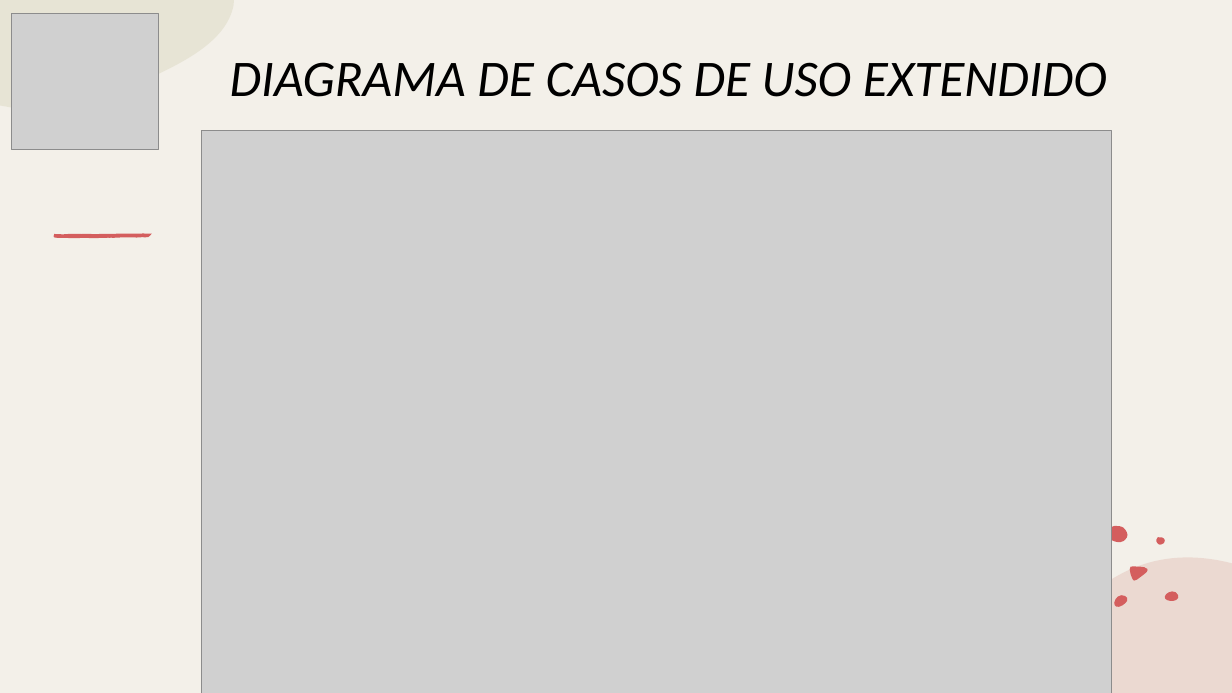
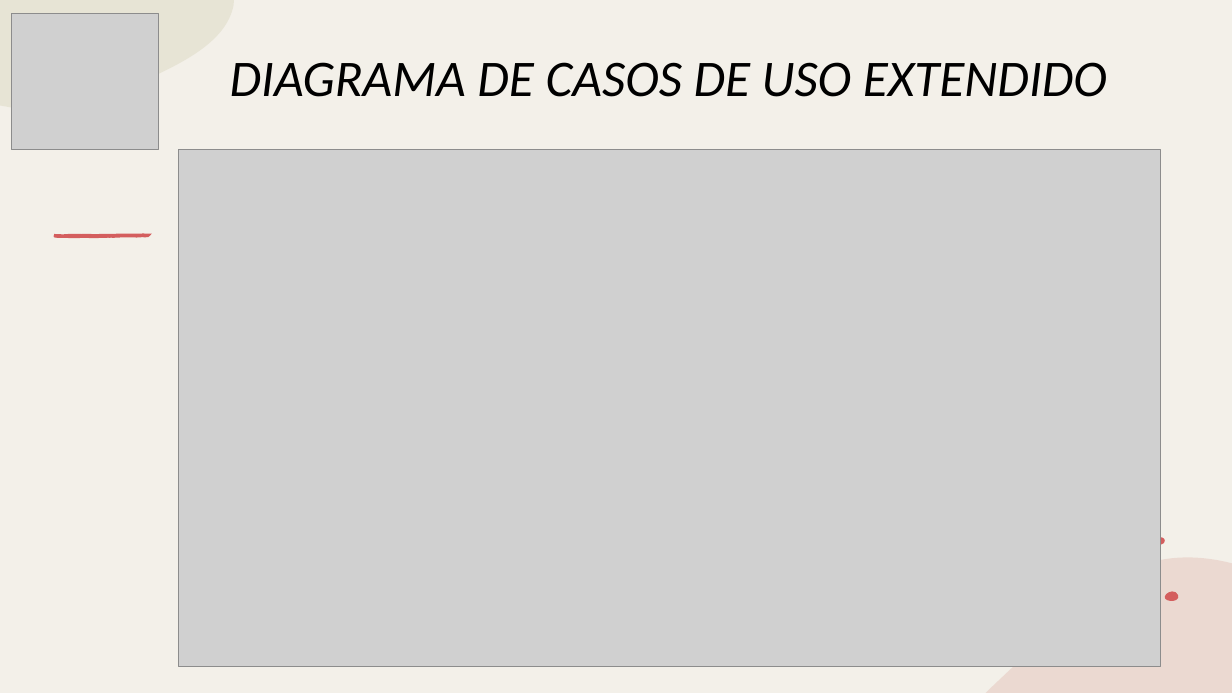
Before and after one commit to huertas-santiago/WebWuky, a slide deck: slide 13 of DOCUENTOS VARIOS/PRESENTACIONES/Presentacion de Proyecto_WUKY.pptx. Drawn at 1232x693 pixels with LibreOffice and Linux fonts; fonts in the diff are those of the drawing; grey boxes stand for pictures. Boxes give left, top, right and bottom in pixels: in the first picture for what was removed or moved away, otherwise in the second. Text is boxed around its words. In the diff, an @@ line names an element or a change of style, - is before the commit and + after.

```diff
--- a/DOCUENTOS VARIOS/PRESENTACIONES/Presentacion de Proyecto_WUKY.pptx
+++ b/DOCUENTOS VARIOS/PRESENTACIONES/Presentacion de Proyecto_WUKY.pptx
@@ picture: place and size @@
-picture at <box>201,130,1112,693</box>
+picture at <box>178,150,1160,667</box>
@@ freeform shape removed at <box>1109,526,1128,543</box> @@
@@ freeform shape removed at <box>1130,567,1148,580</box> @@
@@ freeform shape removed at <box>1115,595,1128,607</box> @@
```
Also in this commit, not shown: 1 other slide changed.
